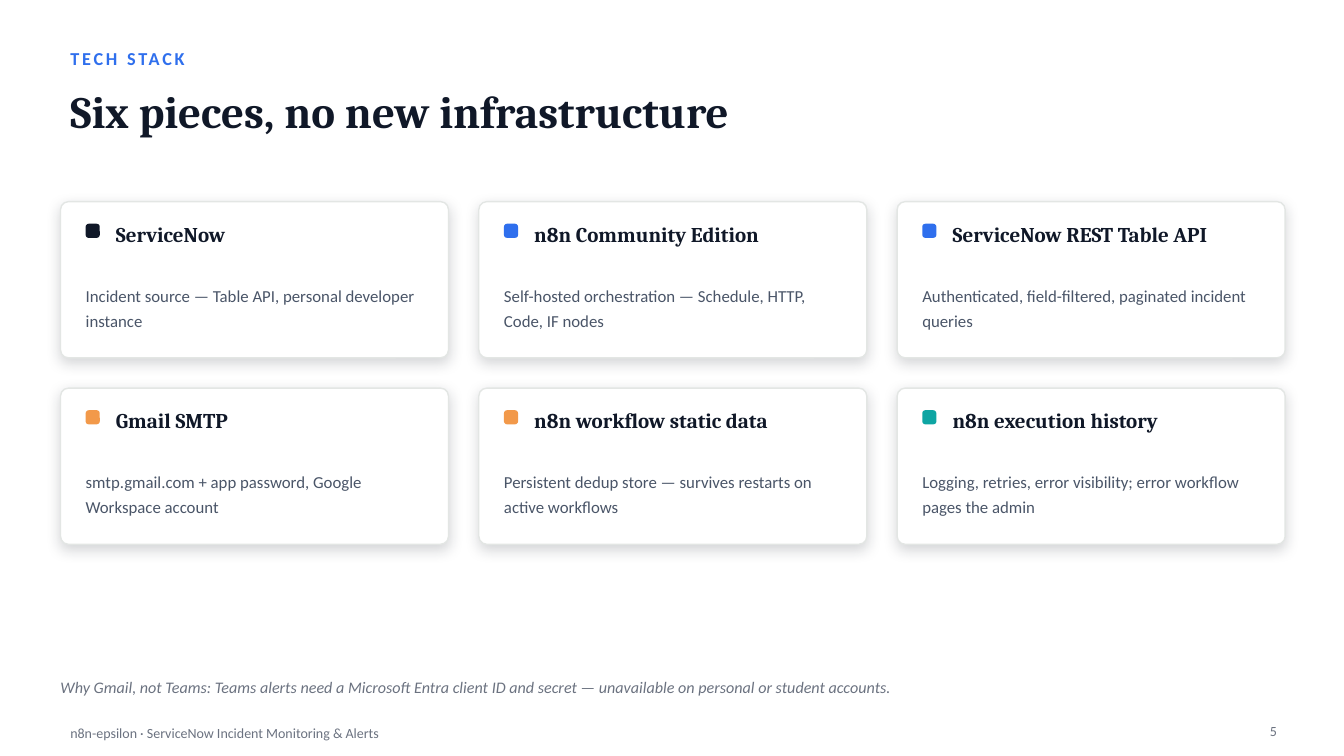
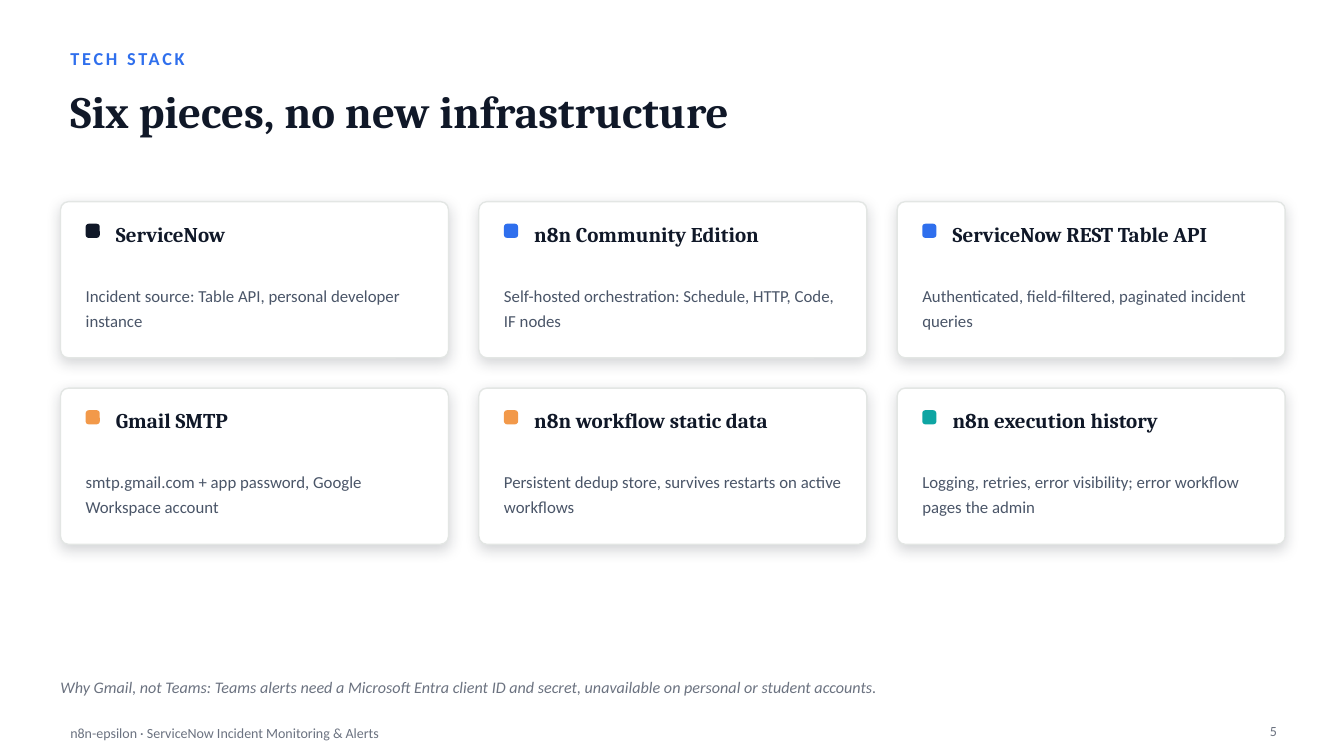
Before and after one commit to Chethan616/n8n-epsilon, a slide deck: slide 5 of n8n-epsilon-detailed.pptx. Drawn at 1344x756 pixels with LibreOffice and Linux fonts; fonts in the diff are those of the drawing. Boxes give left, top, right and bottom in pixels: in the first picture for what was removed or moved away, otherwise in the second. Text is boxed around its words. In the diff, an @@ line names an element or a change of style, - is before the commit and + after.

Commit message:
Revise deck: natural phrasing, README-accurate architecture diagram
- removed em dashes throughout, rewrote around them
- architecture slide now mirrors the README's Mermaid flowchart
  (Evaluate Rules / Already Notified? decision branches, Skip,
  dashed dedup lookup into the Alert State Store) instead of the
  earlier simplified linear box diagram
- removed per-person task attribution from the repo slide and
  dropped the status/next-steps slide until the new ServiceNow
  instance is live

```diff
--- a/n8n-epsilon-detailed.pptx
+++ b/n8n-epsilon-detailed.pptx
@@ text at (86, 290, 400, 327): text changed @@
-Incident source — Table API, personal developer instance
+Incident source: Table API, personal developer instance
@@ text at (504, 290, 834, 327): text changed @@
-Self-hosted orchestration — Schedule, HTTP, Code, IF nodes
+Self-hosted orchestration: Schedule, HTTP, Code, IF nodes
@@ text at (504, 476, 841, 513): text changed @@
-Persistent dedup store — survives restarts on active workflows
+Persistent dedup store, survives restarts on active workflows
@@ text at (60, 682, 876, 696): text changed @@
-Why Gmail, not Teams: Teams alerts need a Microsoft Entra client ID and secret — unavailable on personal or student accounts.
+Why Gmail, not Teams: Teams alerts need a Microsoft Entra client ID and secret, unavailable on personal or student accounts.
```
Also in this commit, not shown: 13 other slides changed, 1 slide added, 2 slides removed.
